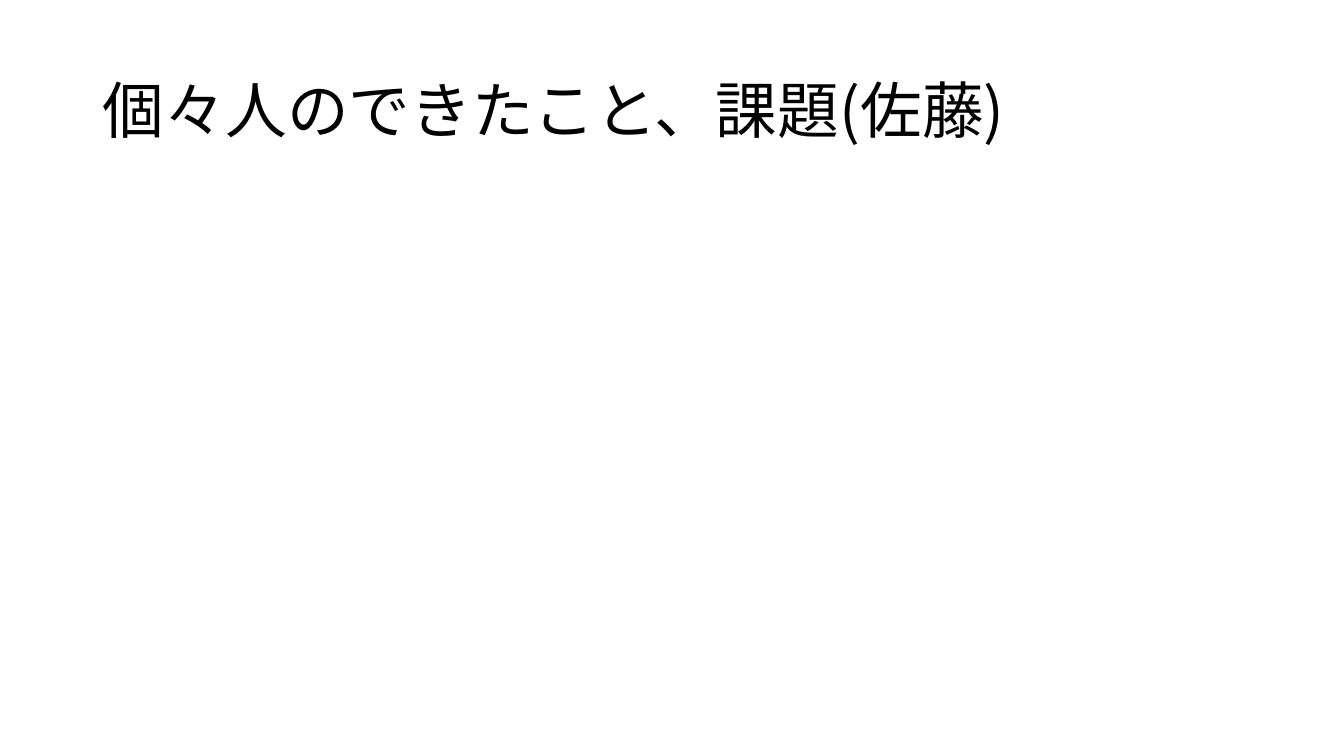
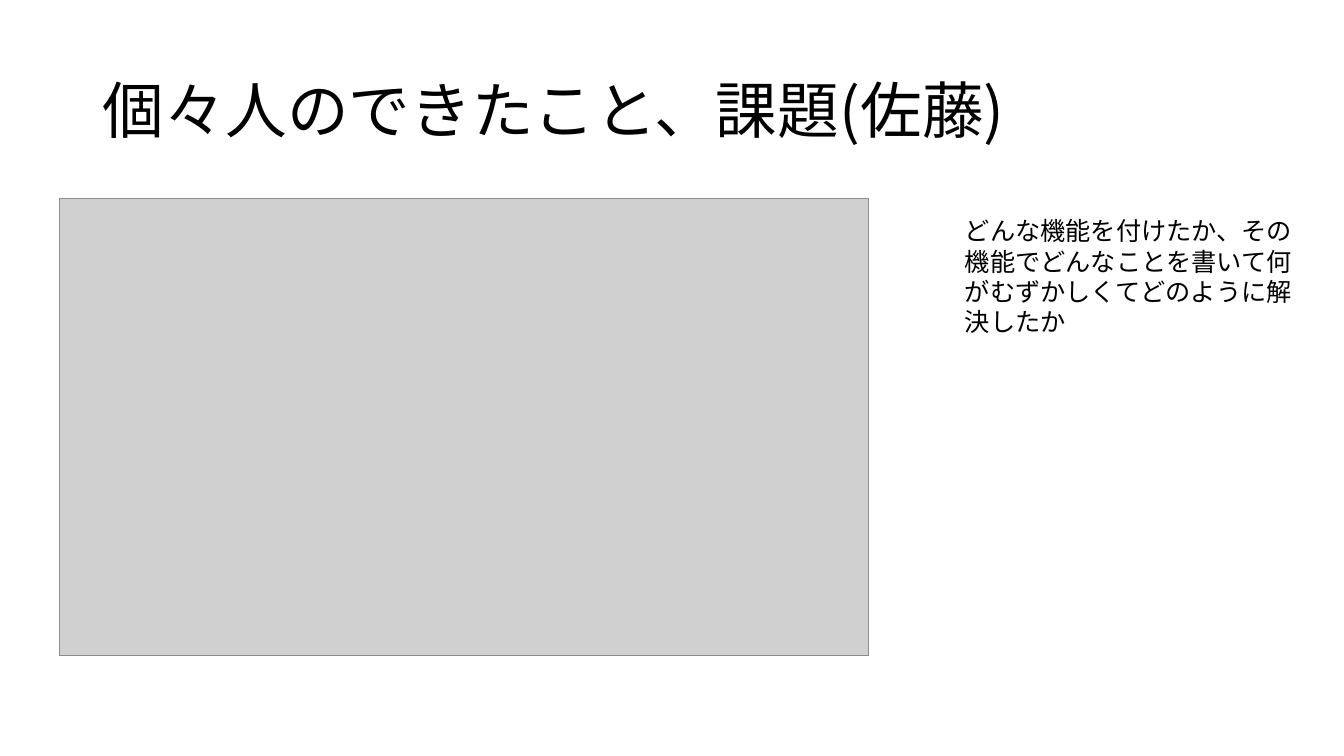
Before and after one commit to plusdojo2024/A4, a slide deck: slide 21 of doc/発表資料/発表資料.pptx. Drawn at 1344x756 pixels with LibreOffice and Linux fonts; fonts in the diff are those of the drawing; grey boxes stand for pictures. Boxes give left, top, right and bottom in pixels: in the first picture for what was removed or moved away, otherwise in the second. Text is boxed around its words. In the diff, an @@ line names an element or a change of style, - is before the commit and + after.

```diff
--- a/doc/発表資料/発表資料.pptx
+++ b/doc/発表資料/発表資料.pptx
@@ picture added at (59, 199, 868, 655) @@
@@ text added at (965, 218, 1292, 333), 18 pt, text #000000 @@
+どんな機能を付けたか、その機能でどんなことを書いて何がむずかしくてどのように解決したか
```
Also in this commit, not shown: 5 other slides changed, 1 slide added, 2 other files.
